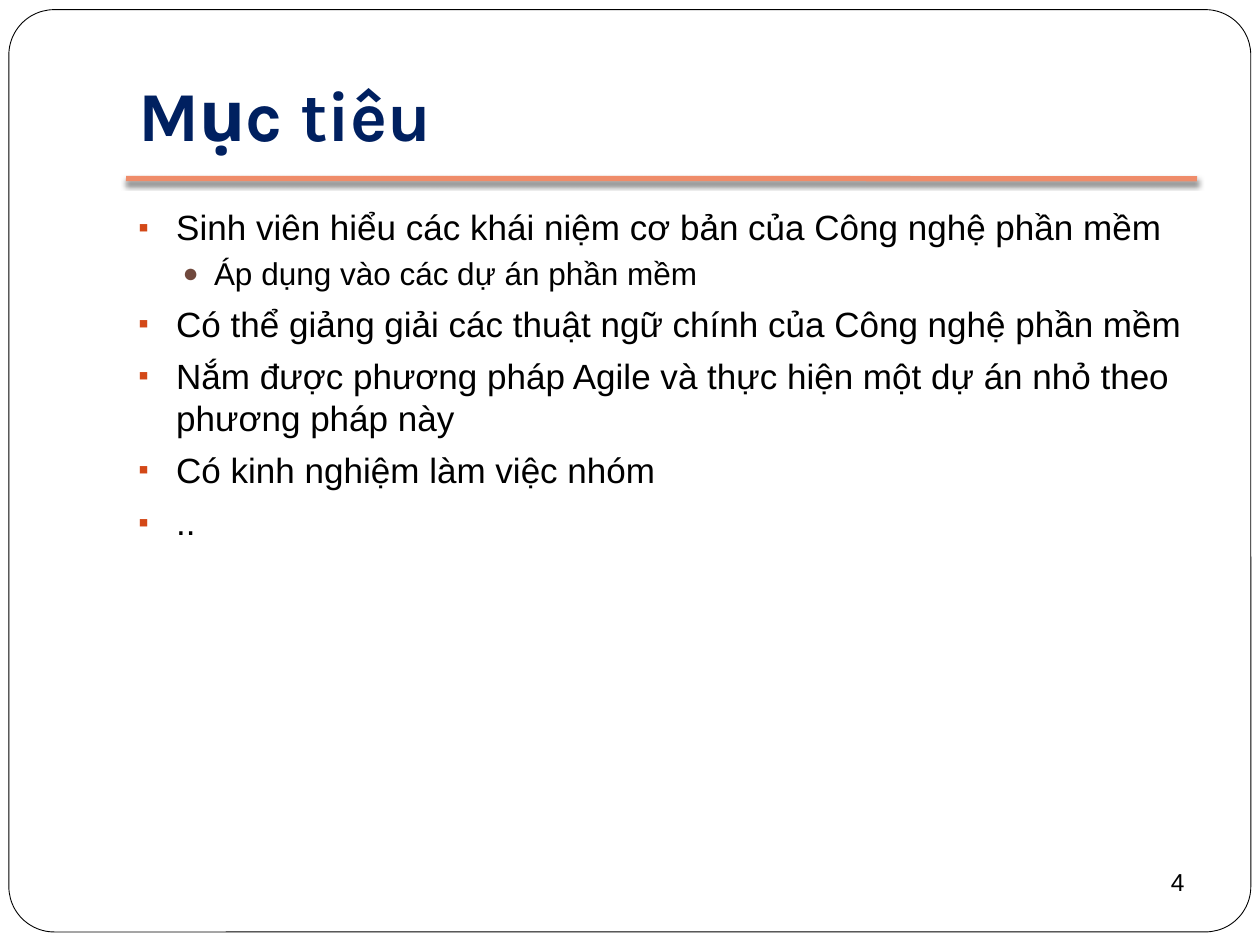
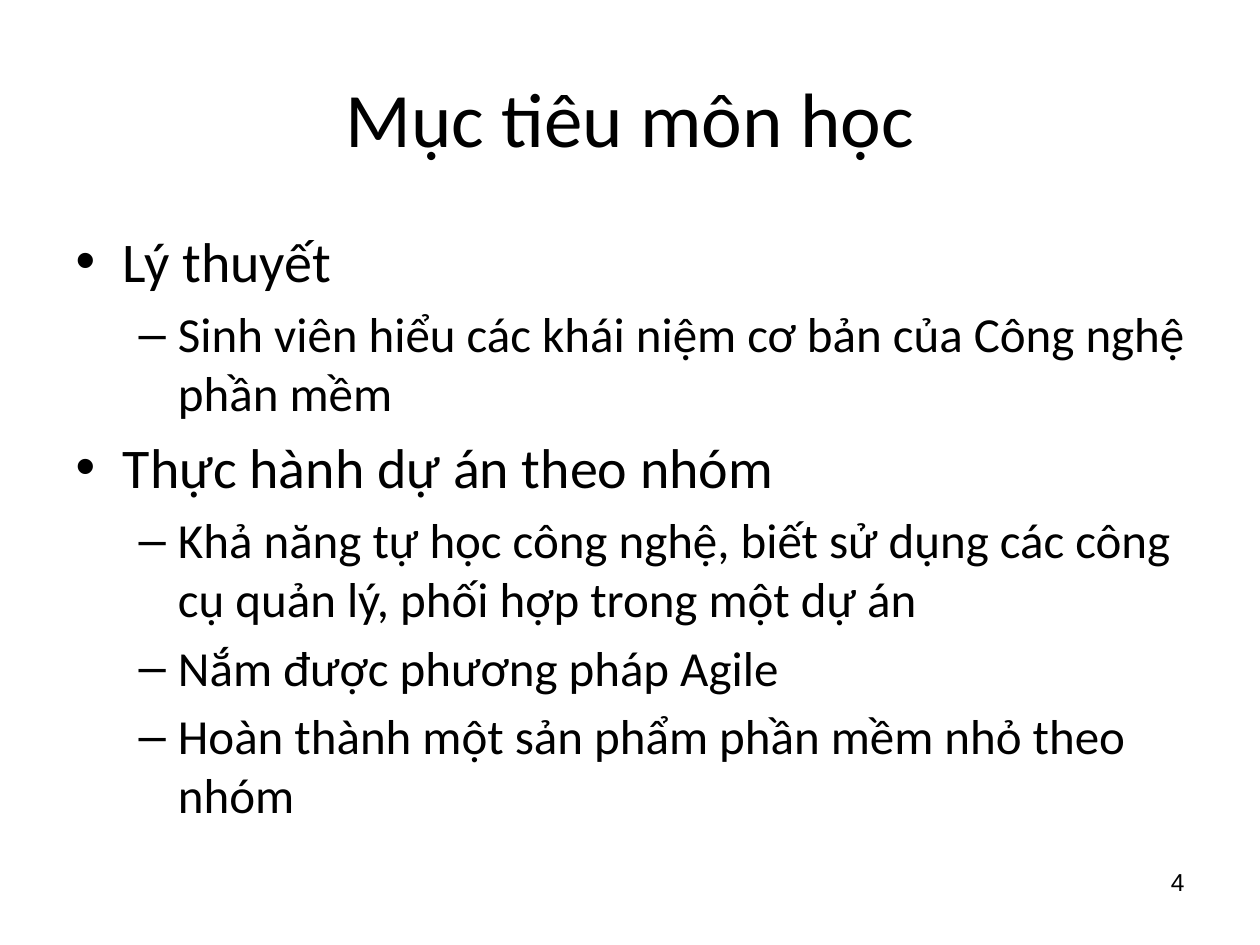
Before and after one commit to BachPhiLong/SE2013, a slide deck: slide 4 of 00-Course Info.pptx. Drawn at 1260x945 pixels with LibreOffice and Linux fonts; fonts in the diff are those of the drawing. Boxes give left, top, right and bottom in pixels: in the first picture for what was removed or moved away, otherwise in the second. Text is boxed around its words. In the diff, an @@ line names an element or a change of style, - is before the commit and + after.

```diff
--- a/00-Course Info.pptx
+++ b/00-Course Info.pptx
@@ rounded rectangle removed at bbox=[9, 10, 1251, 932] @@
@@ title "Mục tiêu môn học" at bbox=[345, 93, 913, 160]: vertical alignment bottom to middle @@
@@ title at bbox=[345, 93, 913, 160]: text changed; size 40 to 44 pt; font Karla to Calibri; text colour #002060 to #000000; bold off @@
-Mục tiêu
+Mục tiêu môn học
@@ line removed from (126, 179) to (1197, 179) @@
@@ text "Lý thuyết": place and size @@
-text "Lý thuyết" at bbox=[176, 212, 1181, 490]
+text "Lý thuyết" at bbox=[123, 240, 1185, 814]
@@ text at bbox=[123, 240, 331, 291]: paragraph added @@
+• Lý thuyết
@@ text at bbox=[178, 314, 1185, 419]: size 20 to 28 pt, font Arial to Calibri in "Sinh viên hiểu các khái niệm cơ ..."; bullet ▪ to –; list level 1 to 2 in "Sinh viên hiểu các khái ..." @@
@@ text at bbox=[123, 449, 1170, 814]: text changed; size 20 to 28 pt; font Arial to Calibri @@
-  ● Áp dụng vào các dự án phần mềm
-▪ Có thể giảng giải các thuật ngữ chính của Công nghệ phần mềm
-▪ Nắm được phương pháp Agile và thực hiện một dự án nhỏ theo phương pháp này
-▪ Có kinh nghiệm làm việc nhóm
-▪ ..
+• Thực hành dự án theo nhóm
+  – Khả năng tự học công nghệ, biết sử dụng các công cụ quản lý, phối hợp trong một dự án
+  – Nắm được phương pháp Agile
+  – Hoàn thành một sản phẩm phần mềm nhỏ theo nhóm
```
Also in this commit, not shown: 8 other slides changed, 6 slides added, 3 slides removed.
